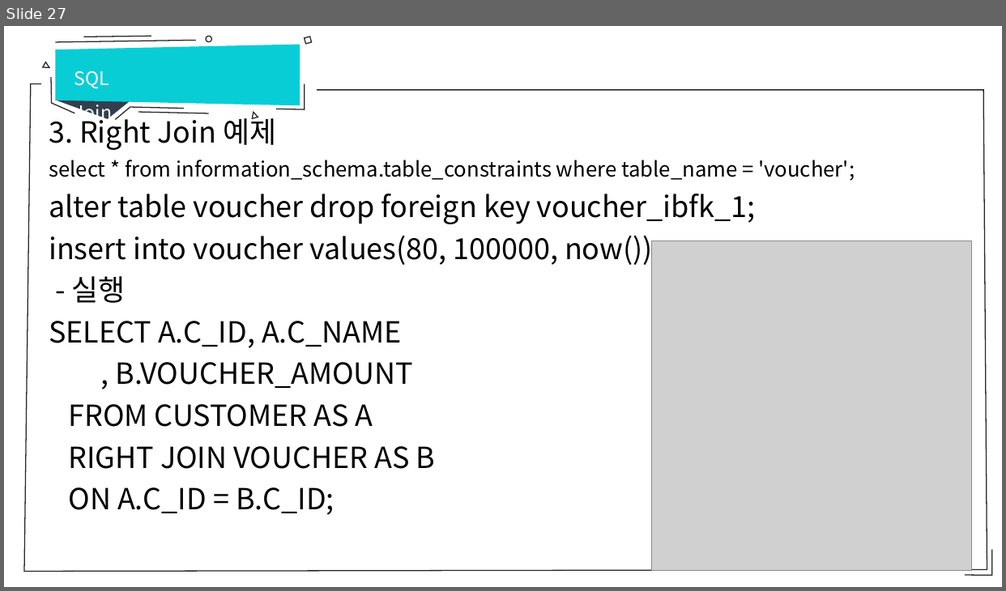
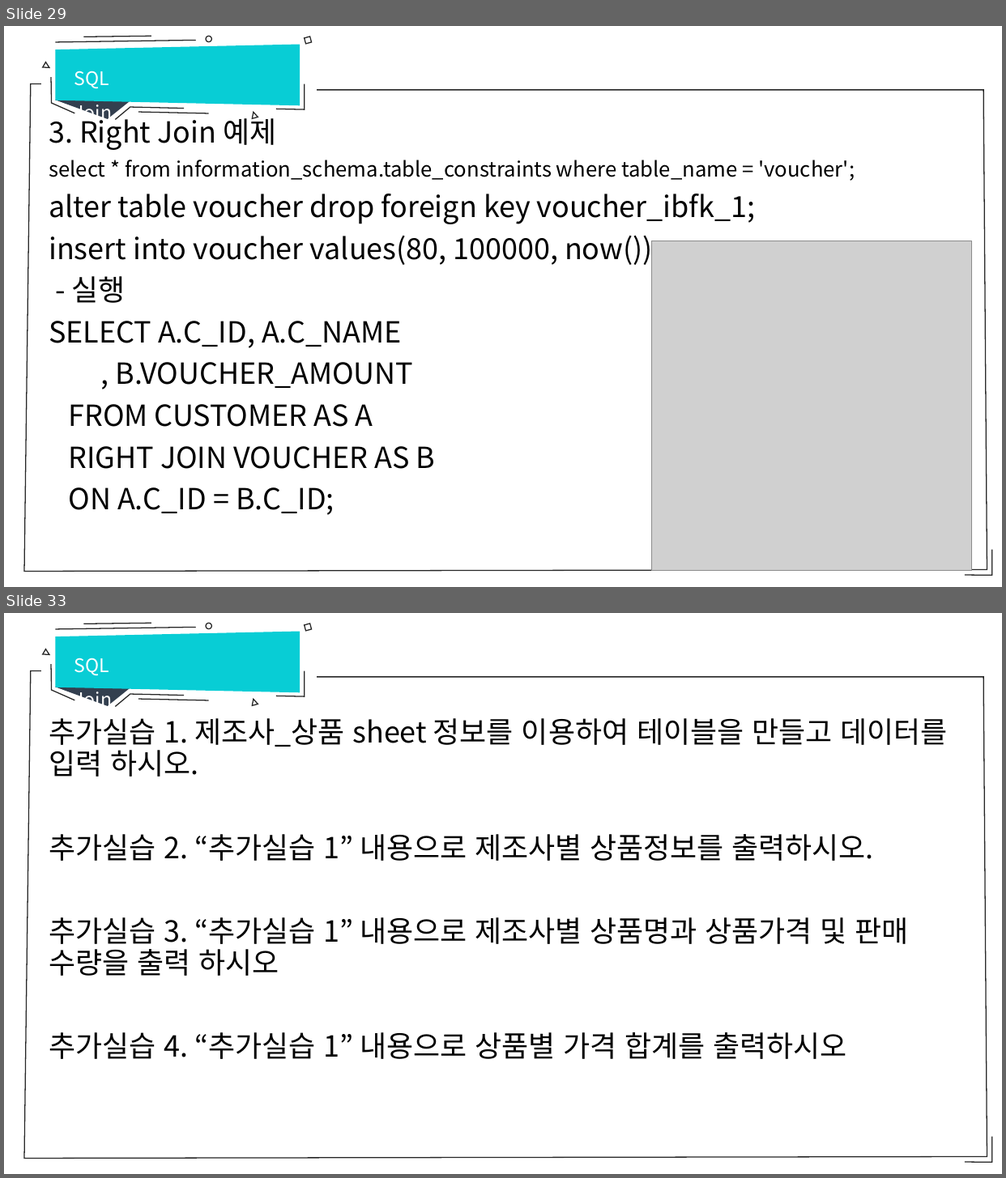
Before and after one commit to sumn-2020/lecture, a slide deck: database/8강 SQL Join.pptx. Shown one above the other, each under a label of ours: slide 27 before the commit, slides 29 and 33 after it; the slides between them are not shown. The pictures are 1006x591 and 1006x1178 pixels, drawn with LibreOffice and Linux fonts; fonts in the diff are those of the drawing; grey boxes stand for pictures. Boxes give left, top, right and bottom in pixels: in the first picture for what was removed or moved away, otherwise in the second. Text is boxed around its words. In the diff, an @@ line names an element or a change of style, - is before the commit and + after.

Commit message:
20220607 데이터베이스

```diff
--- a/database/8강 SQL Join.pptx
+++ b/database/8강 SQL Join.pptx
@@ slide 33 added at <box>4,613,1002,1174</box>, background #FFFFFF; not listed: 14 template elements that a slide beside it also shows @@
@@ text added at <box>74,658,113,710</box>, 18 pt, text #FFFFFF @@
+SQL Join
@@ text added at <box>49,718,947,1059</box>, 28 pt, text #000000 @@
+추가실습 1. 제조사_상품 sheet 정보를 이용하여 테이블을 만들고 데이터를 입력 하시오.
+추가실습 2. “추가실습 1” 내용으로 제조사별 상품정보를 출력하시오.
+추가실습 3. “추가실습 1” 내용으로 제조사별 상품명과 상품가격 및 판매 수량을 출력 하시오
+추가실습 4. “추가실습 1” 내용으로 상품별 가격 합계를 출력하시오
@@ what was slide 27 is now slide 29 @@
```
Also in this commit, not shown: 5 other slides added, 4 other files.
